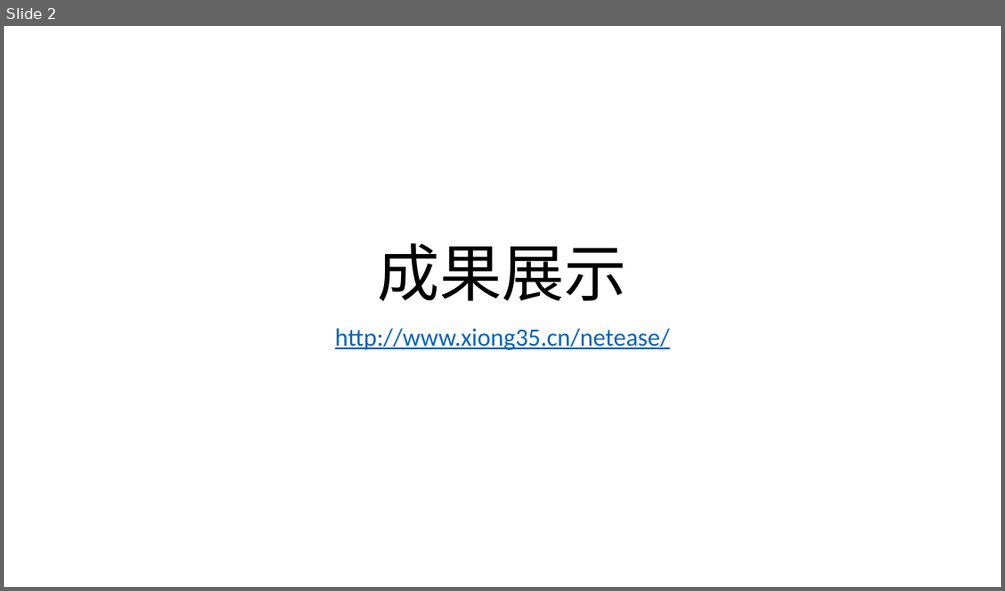
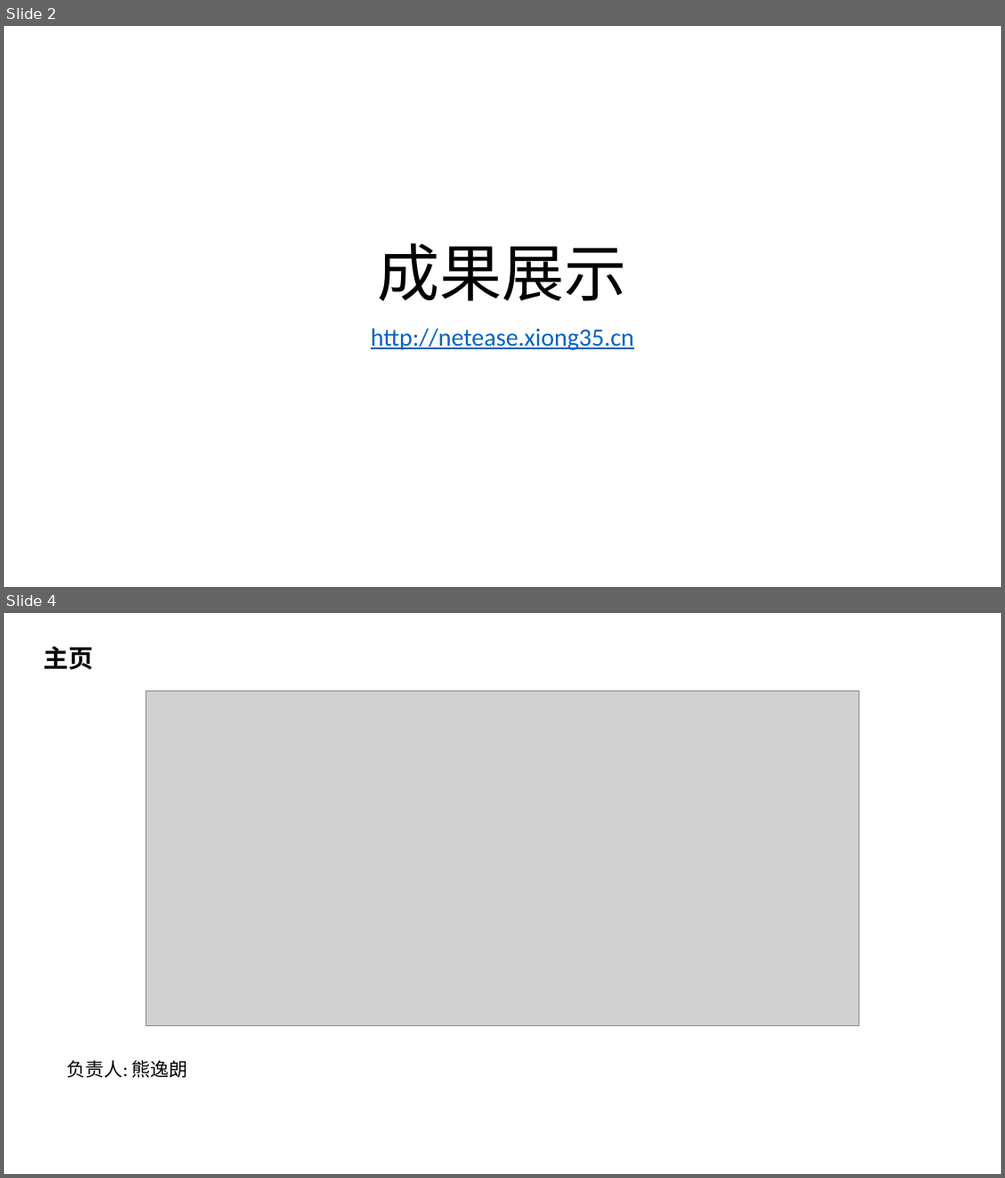
Before and after one commit to xiong35/netease-web, a slide deck: docs/项目介绍.pptx. Shown one above the other, each under a label of ours: slide 2 before the commit, slides 2 and 4 after it; the slides between them are not shown. The pictures are 1005x591 and 1005x1178 pixels, drawn with LibreOffice and Linux fonts; fonts in the diff are those of the drawing; grey boxes stand for pictures. Boxes give left, top, right and bottom in pixels: in the first picture for what was removed or moved away, otherwise in the second. Text is boxed around its words. In the diff, an @@ line names an element or a change of style, - is before the commit and + after.

```diff
--- a/docs/项目介绍.pptx
+++ b/docs/项目介绍.pptx
@@ slide 4 added at (4, 613, 1001, 1174), background #FFFFFF @@
@@ text added at (43, 646, 93, 670), 24 pt, text #000000, bold @@
+主页
@@ picture added at (146, 690, 859, 1026) @@
@@ text added at (67, 1060, 188, 1078), 18 pt, text #000000 @@
+负责人: 熊逸朗
@@ slide 2 changed as well @@
@@ subtitle at (371, 328, 634, 350): text changed @@
-http://www.xiong35.cn/netease/
+http://netease.xiong35.cn
```
Also in this commit, not shown: 2 other slides changed, 16 other slides added, 1 slide removed, 3 other files.
